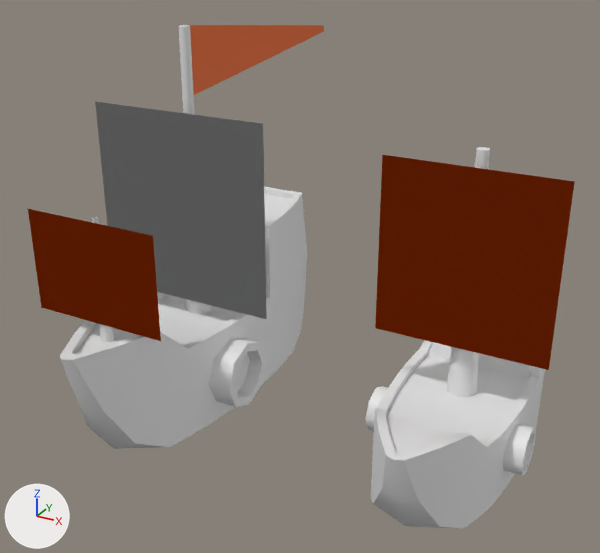
Renders of the Blender file plunge/assets/Ships/Blends/IsometricBoats.blend from each side of a commit.
Both versions are drawn from a 50 mm camera at (4.93, -6.38, 4.92) aimed at (1.19, 0.42, 1.52). Arrows for +X, +Y and +Z are at lower left; the lights stay in place.
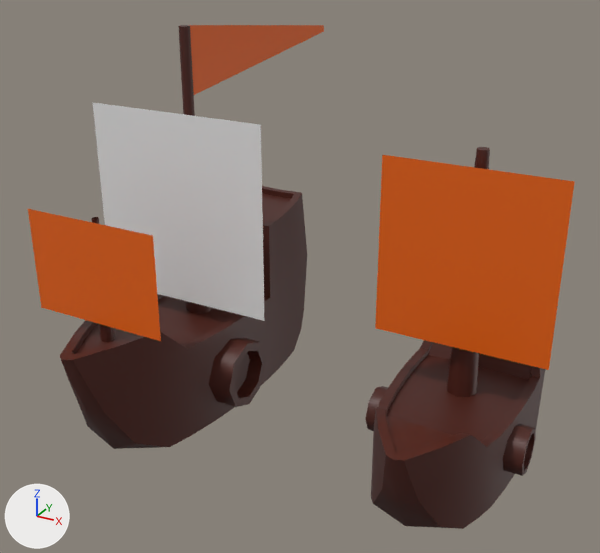
Commit message: isometric boats

Pixel boxes (x1, y1, x2, y2) of what changed, in the pictures (600 x 553 px; the box of a moved part takes in the faces that stretch with it):
'Plane', recoloured, reshaped, modifiers changed
    both: (28, 25, 324, 449)
'Plane.002', recoloured
    both: (365, 147, 575, 529)
part 1 of me_largeboat, moved or reshaped
    before: (95, 102, 267, 319)
    after: (93, 103, 265, 321)
part 2 of me_largeboat, built on
    before: (189, 25, 201, 95)
    after: (60, 25, 280, 449)
part 3 of me_smallboat, added
    after: (365, 386, 388, 431)
part 4 of me_smallboat, added
    after: (371, 147, 485, 526)

The change, as a list of edits to the scene's bpy script:
```text
Change mat_boatbodymaterial:
    mat_boatbodymaterial.base_color: (0.8, 0.8, 0.8) -> (0.07, 0.0119, 0.006)  # white #e7e7e7 -> dark red #4b1c12
Change me_largeboat:
    used by ob_plane; location = (0.0, 0.0, 0.0)
    remove me_largeboat.from_pydata(...)  # 391 vertices, 299 faces; spans x -1.0..1.0, y -1.76..3.21, z -0.12..3.92
    add me_largeboat.from_pydata(...)  # 525 vertices, 448 faces; spans x -1.0..1.0, y -1.76..3.21, z -0.12..3.92
    me_largeboat part 1: the loose piece of 117 vertices spanning x -1.0..1.0, y 0.07, z 1.14..3.14 is moved by (0.0, -0.04, 0.0)
    me_largeboat part 2
    2 vertices are removed from x 0.0, y 0.36, z 3.24..3.92
    1 face is deleted
    85 vertices are added at x -0.62..-0.02, y -1.71..2.09, z 0.0..3.92
    12 new vertices lie (0.0, 0.0, 0.06) away from vertices in x -0.53..-0.02, y -1.62..2.0, z 0.93..1.74
    7 new vertices lie (0.0, 0.0, 1.0) away from vertices in x -0.62..-0.43, y -0.91..0.79, z 0.0
    1 new face joins them, mat_boatsailsshared (orange #e76100), smooth
    124 new faces join them, mat_boatbodymaterial (dark red #4b1c12), smooth
Change me_smallboat:
    used by ob_plane_002; location = (3.0, 0.0, 0.0)
    remove me_smallboat.from_pydata(...)  # 250 vertices, 203 faces; spans x -0.81..0.81, y -1.38..1.6, z 0.01..3.11
    add me_smallboat.from_pydata(...)  # 348 vertices, 310 faces; spans x -0.81..0.81, y -1.38..1.6, z 0.01..3.11
    me_smallboat part 3: the loose piece of 32 vertices spanning x 0.55..0.75, y -0.22..0.22, z 0.3..0.74 is copied, and the copy is mirrored in x about the mesh origin; it spans x -0.75..-0.55, y -0.22..0.22, z 0.3..0.74
    me_smallboat part 4
    50 vertices are added at x -0.62..-0.02, y -1.34..1.6, z 0.1..3.11
    11 new vertices lie (0.0, 0.0, 0.05) away from vertices in x -0.53..-0.02, y -1.28..1.35, z 0.78..1.0
    5 new vertices lie (-0.09, 0.0, 0.0) away from vertices in x -0.53..-0.44, y 0.23..1.11, z 0.83..1.05
    82 new faces join them, mat_boatbodymaterial (dark red #4b1c12), smooth
Change ob_plane:
    remove _m = ob_plane.modifiers.new('Mirror', 'MIRROR')
Change ob_plane_002:
    remove _m = ob_plane_002.modifiers.new('Mirror', 'MIRROR')
```
